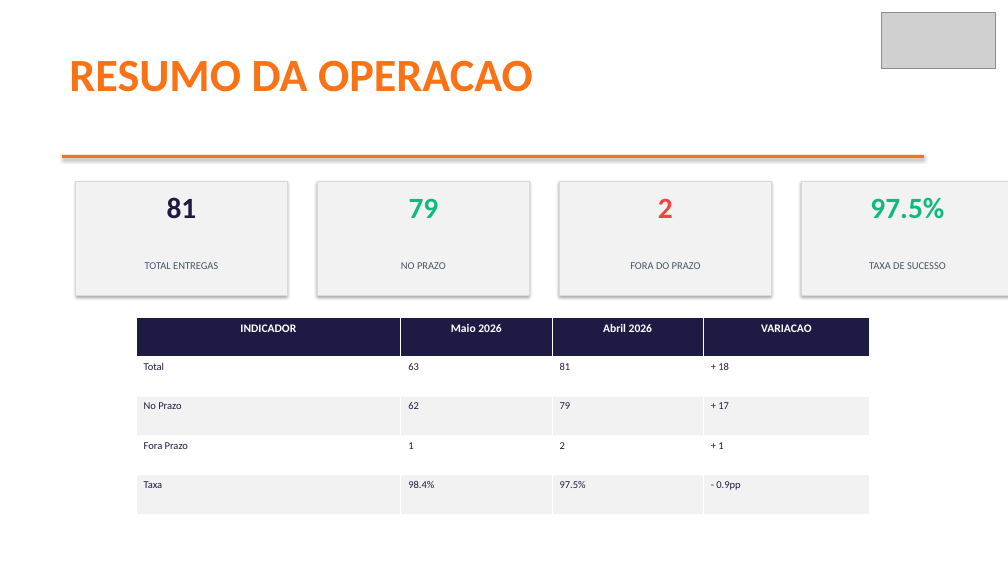
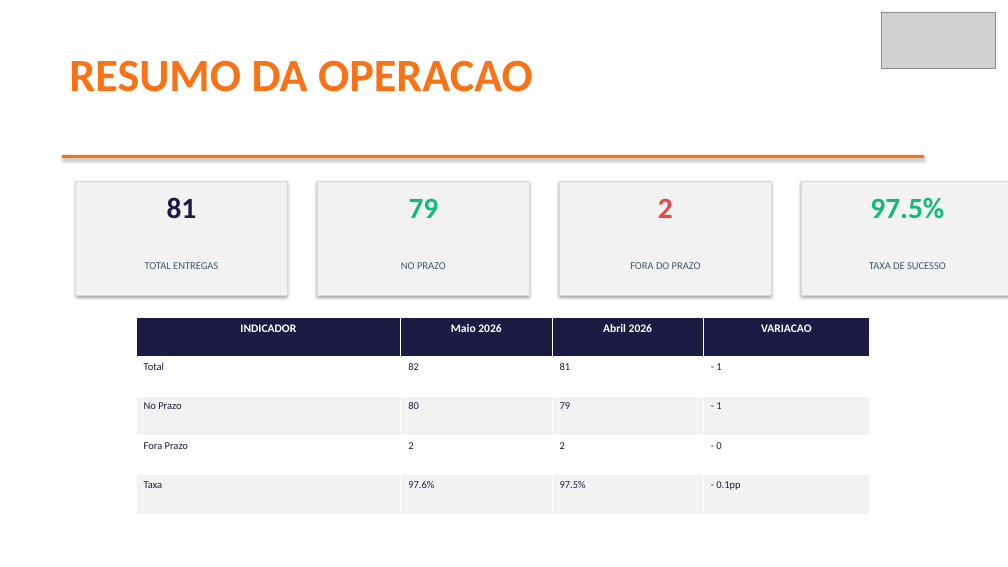
Before and after one commit to brendaelicia-sketch/PortoEX, a slide deck: slide 2 of STRATUS_COMERCIAL_TEXTIL_LTDA.pptx. Drawn at 1008x567 pixels with LibreOffice and Linux fonts; fonts in the diff are those of the drawing; grey boxes stand for pictures. Boxes give left, top, right and bottom in pixels: in the first picture for what was removed or moved away, otherwise in the second. Text is boxed around its words. In the diff, an @@ line names an element or a change of style, - is before the commit and + after.

```diff
--- a/STRATUS_COMERCIAL_TEXTIL_LTDA.pptx
+++ b/STRATUS_COMERCIAL_TEXTIL_LTDA.pptx
@@ table at (x1=136, y1=318, x2=870, y2=514) @@
-row 2, column 2: 63
+row 2, column 2: 82
-row 2, column 4: + 18
+row 2, column 4: - 1
-row 3, column 2: 62
+row 3, column 2: 80
-row 3, column 4: + 17
+row 3, column 4: - 1
-row 4, column 2: 1
+row 4, column 2: 2
-row 4, column 4: + 1
+row 4, column 4: - 0
-row 5, column 2: 98.4%
+row 5, column 2: 97.6%
-row 5, column 4: - 0.9pp
+row 5, column 4: - 0.1pp
```
Also in this commit, not shown: 1 other slide changed, 22 other files.
